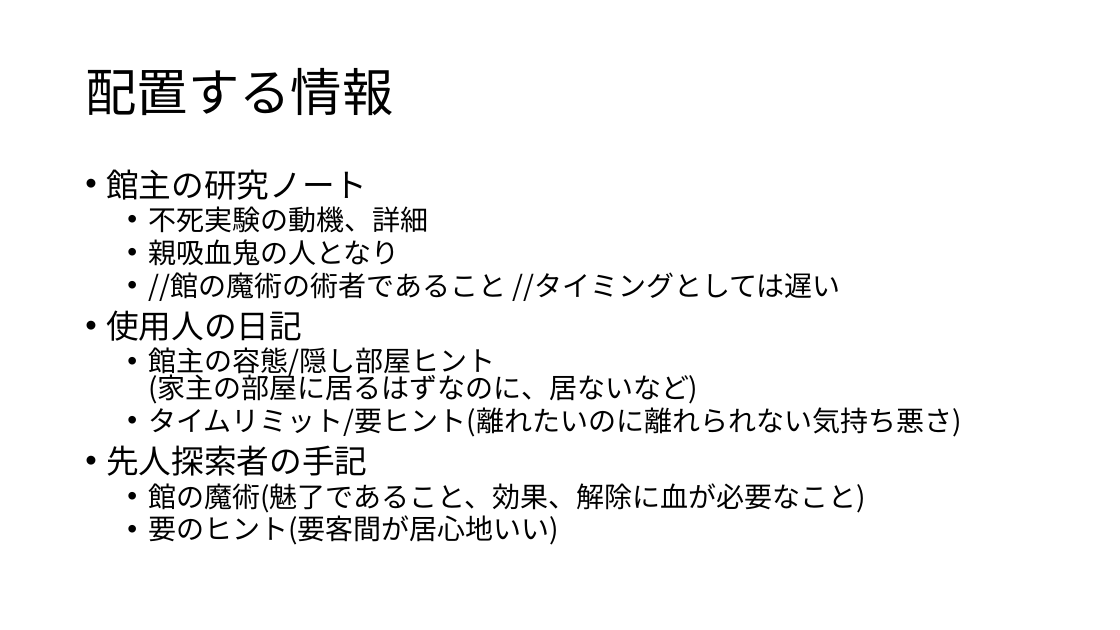
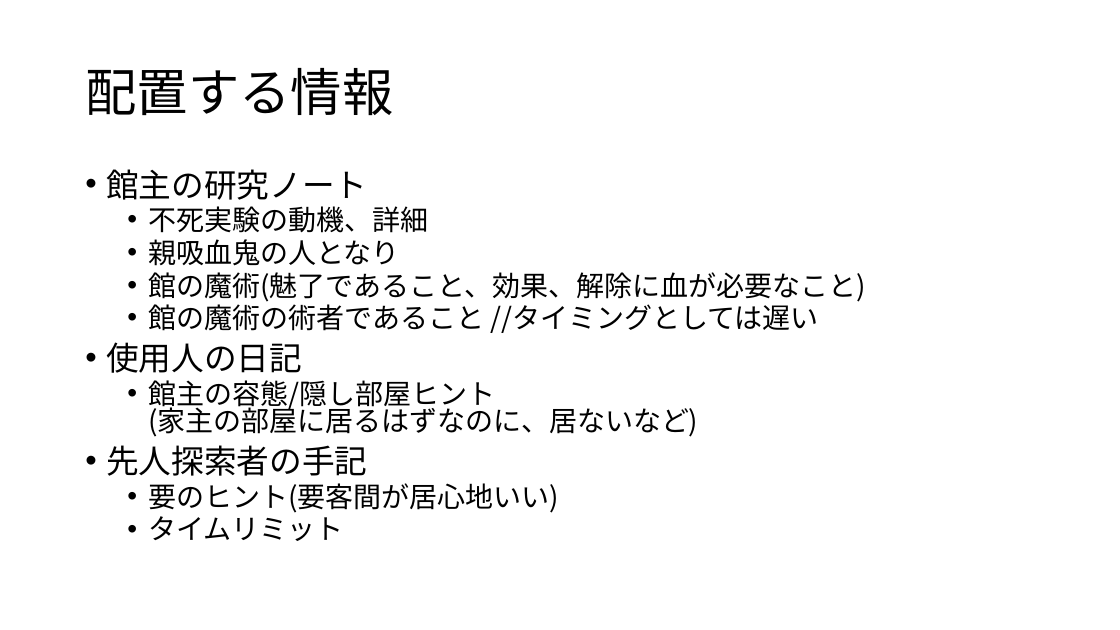
Before and after one commit to sumogri/ExitWith, a slide deck: slide 14 of Unity1week企画.pptx. Drawn at 1120x630 pixels with LibreOffice and Linux fonts; fonts in the diff are those of the drawing. Boxes give left, top, right and bottom in pixels: in the first picture for what was removed or moved away, otherwise in the second. Text is boxed around its words. In the diff, an @@ line names an element or a change of style, - is before the commit and + after.

```diff
--- a/Unity1week企画.pptx
+++ b/Unity1week企画.pptx
@@ text at (148,272,866,333): text changed @@
-  • //館の魔術の術者であること //タイミングとしては遅い
+  • 館の魔術(魅了であること、効果、解除に血が必要なこと)
+  • 館の魔術の術者であること //タイミングとしては遅い
@@ text at (148,403,961,437): paragraph removed @@
-  • タイムリミット/要ヒント(離れたいのに離れられない気持ち悪さ)
@@ text at (148,483,866,513): paragraph removed @@
-  • 館の魔術(魅了であること、効果、解除に血が必要なこと)
@@ text at (148,511,343,541): paragraph added @@
+  • タイムリミット
```
Also in this commit, not shown: 1 other slide changed, 5 other files.
